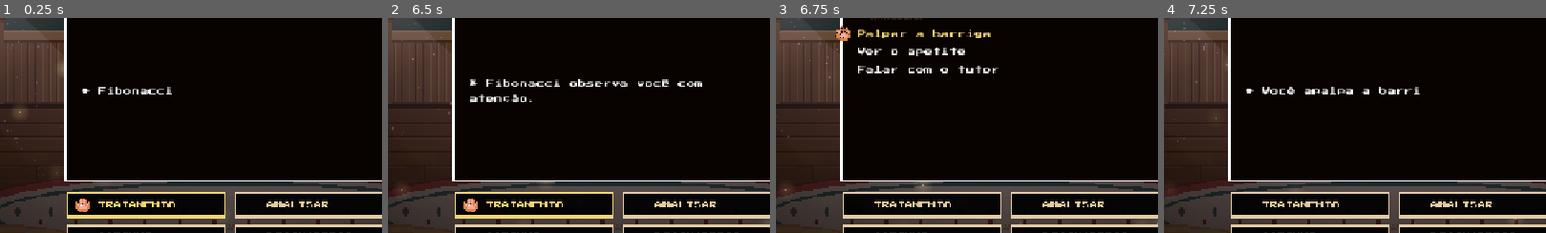
Above: before the commit, frames 1-4 (left to right).
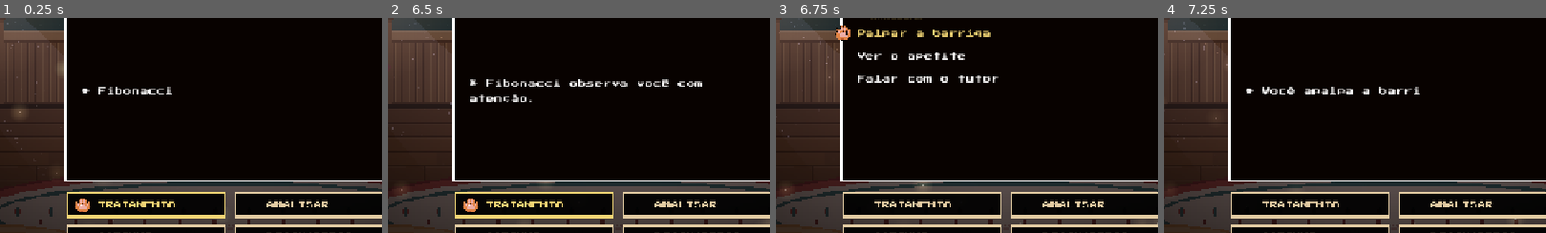
Above: after the commit, the same moments.

Repository: cauang/Veet
Game: Godot game, scene res://scenes/batalha/batalha.tscn
The game is run twice, just before and just after one commit, with the same random seed, the same clock (stepped at 60 frames per second) and the same inputs. This scene is started directly instead of the project's main scene.
Inputs (mouse positions are % of the whole screen's width and height, from its top left):
- Up to frame 1 (0.25 s): no input
- Up to frame 2 (6.5 s): tap Enter (ui_accept) at 0.5, 0.77 s; move the mouse to (72, 45) at 0.52 s; hold Right (ui_right) 0.53-1.25 s; tap Space at 0.6, 5.1 s; click (72, 45) at 0.67 s; click "TRATAMENTO" at 1.25 s; click "ANALISAR" at 2 s; click "CARINHO" at 2.75 s; drag from (30, 55) to (45, 70) at 3.52 s; click "DIAGNÓSTICO" at 4.25 s; move the mouse to (60, 28) at 5.02 s; hold Right (ui_right) 5.03-5.75 s; click (60, 28) at 5.17 s; drag from (45, 70) to (20, 35) at 5.77 s
- Up to frame 3 (6.75 s): move the mouse to (80, 65) at 6.52 s; hold Left (ui_left) from 6.53 s (still down); tap Space at 6.6 s; click (80, 65) at 6.67 s
- Up to frame 4 (7.25 s): keep holding Left (ui_left); tap Enter (ui_accept) at 6.77 s; tap Escape (ui_cancel) at 7.15 s
The pictures show only the part of the screen within x 20-70%, y 42-92%; the shares and areas given below are measured in that part.

Frames 1-2 are identical in both runs. In frame 3, 2.5% of the frame differs, in the area x 15-59%, y 3-31%; in frame 4, nothing differs.

Commit message:
fix: mouse nas opcoes do submenu da batalha e tutores sem pegar/soltar a caixa ao falar
- Opcoes de Analisar/Carinho/Diagnostico/Tratamento: hover seleciona, clique escolhe, botao direito volta
- Tutores com pets mantem as caixas nas maos e apenas levantam de leve ao falar/acenar (sprites regerados)

Diff:
--- a/scenes/batalha/batalha.tscn
+++ b/scenes/batalha/batalha.tscn
@@ -97,7 +97,7 @@
 visible = false
 layout_mode = 2
 mouse_filter = 2
-theme_override_constants/separation = 16
+theme_override_constants/separation = 6
 
 [node name="Menu" type="GridContainer" parent="."]
 unique_name_in_owner = true
--- a/scripts/batalha/batalha.gd
+++ b/scripts/batalha/batalha.gd
@@ -177,7 +177,7 @@
 				_mover_sub(1)
 			elif evento.is_action_pressed("ui_accept"):
 				_escolher_opcao(_opcoes[_indice_sub])
-			elif evento.is_action_pressed("ui_cancel"):
+			elif evento.is_action_pressed("ui_cancel") or (evento is InputEventMouseButton and evento.pressed and evento.button_index == MOUSE_BUTTON_RIGHT):
 				_voltar_ao_menu(String(caso["texto_estados"][_estado_visual()]))
 			else:
 				return
@@ -235,6 +235,26 @@
 	_marcar_menu()
 
 
+func _on_opcao_hover(i: int) -> void:
+	if estado == Estado.SUBMENU and i != _indice_sub:
+		_indice_sub = i
+		_som("hover")
+		_marcar_sub()
+
+
+func _on_opcao_gui_input(evento: InputEvent, i: int) -> void:
+	if estado != Estado.SUBMENU:
+		return
+	if evento is InputEventMouseButton and evento.pressed:
+		if evento.button_index == MOUSE_BUTTON_LEFT:
+			_indice_sub = i
+			_escolher_opcao(_opcoes[i])
+			accept_event()
+		elif evento.button_index == MOUSE_BUTTON_RIGHT:
+			_voltar_ao_menu(String(caso["texto_estados"][_estado_visual()]))
+			accept_event()
+
+
 func _mover_sub(passo: int) -> void:
 	_indice_sub = wrapi(_indice_sub + passo, 0, _opcoes.size())
 	_som("hover")
@@ -285,7 +305,15 @@
 		l.add_theme_font_override("font", FONTE)
 		l.add_theme_font_size_override("font_size", 14)
 		l.add_theme_color_override("font_color", COR_USADO if feito and _acao in ["analisar", "carinho"] else Color.WHITE)
-		l.mouse_filter = Control.MOUSE_FILTER_IGNORE
+		# Mouse: passar por cima seleciona, clicar escolhe (alem das setas e do ENTER).
+		l.mouse_filter = Control.MOUSE_FILTER_STOP
+		l.size_flags_horizontal = Control.SIZE_EXPAND_FILL
+		l.custom_minimum_size = Vector2(0, 32)   # alvo de clique confortavel
+		l.vertical_alignment = VERTICAL_ALIGNMENT_CENTER
+		l.mouse_default_cursor_shape = Control.CURSOR_POINTING_HAND
+		var indice := _rotulos_sub.size()
+		l.mouse_entered.connect(_on_opcao_hover.bind(indice))
+		l.gui_input.connect(_on_opcao_gui_input.bind(indice))
 		lista.add_child(l)
 		_rotulos_sub.append(l)
 
Binary file changed: assets/personagens/beatriz/beatriz_sheet.png
Binary file changed: assets/personagens/beatriz/frames/acenar_0.png
Binary file changed: assets/personagens/beatriz/frames/acenar_1.png
Binary file changed: assets/personagens/beatriz/frames/acenar_2.png
Binary file changed: assets/personagens/beatriz/frames/acenar_3.png
Binary file changed: assets/personagens/beatriz/frames/falar_0.png
Binary file changed: assets/personagens/beatriz/frames/falar_1.png
Binary file changed: assets/personagens/beatriz/frames/falar_2.png
Binary file changed: assets/personagens/davi/davi_sheet.png
Binary file changed: assets/personagens/davi/frames/acenar_0.png
Binary file changed: assets/personagens/davi/frames/acenar_1.png
Binary file changed: assets/personagens/davi/frames/acenar_2.png
(and 20 more such lines)
